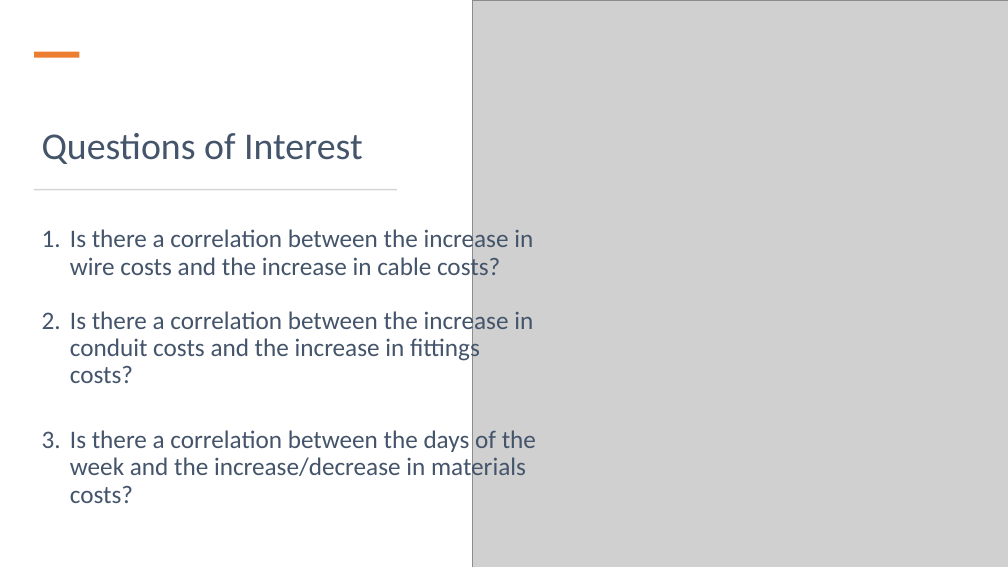
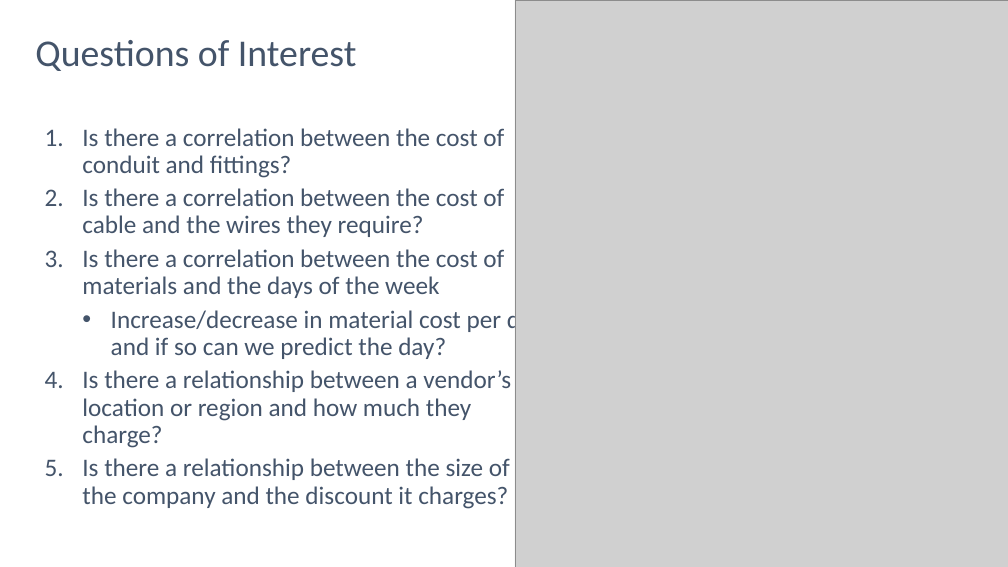
Before and after one commit to thegreatkeej/Estimator_Project, a slide deck: slide 4 of Team14_Presentation.pptx. Drawn at 1008x567 pixels with LibreOffice and Linux fonts; fonts in the diff are those of the drawing; grey boxes stand for pictures. Boxes give left, top, right and bottom in pixels: in the first picture for what was removed or moved away, otherwise in the second. Text is boxed around its words. In the diff, an @@ line names an element or a change of style, - is before the commit and + after.

Commit message:
updated Presentation

```diff
--- a/Team14_Presentation.pptx
+++ b/Team14_Presentation.pptx
@@ picture: place and size @@
-picture at (473,1,1008,567)
+picture at (515,0,1008,567)
@@ title "Questions of Interest": place and size @@
-title "Questions of Interest" at (42,133,363,164)
+title "Questions of Interest" at (35,40,357,71)
@@ title "Questions of Interest" at (35,40,357,71): vertical alignment bottom to top @@
@@ rectangle removed at (34,51,79,57) @@
@@ text at (82,128,543,509): text changed @@
-1. Is there a correlation between the increase in wire costs and the increase in cable costs?
-2. Is there a correlation between the increase in conduit costs and the increase in fittings costs?
-3. Is there a correlation between the days of the week and the increase/decrease in materials costs?
+1. Is there a correlation between the cost of conduit and fittings?
+2. Is there a correlation between the cost of cable and the wires they require?
+3. Is there a correlation between the cost of materials and the days of the week
+  • Increase/decrease in material cost per day and if so can we predict the day?
+4. Is there a relationship between a vendor’s location or region and how much they charge?
+5. Is there a relationship between the size of the company and the discount it charges?
@@ rectangle removed at (34,189,397,191) @@
```
Also in this commit, not shown: 1 other slide changed, 2 slides added.
